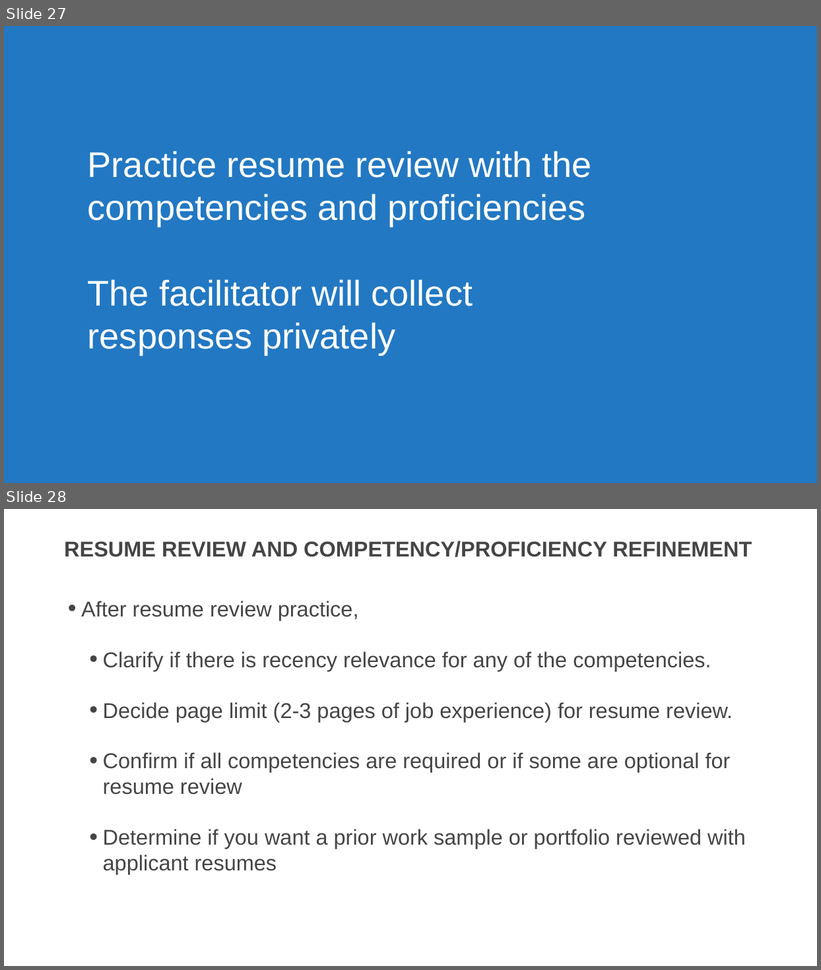
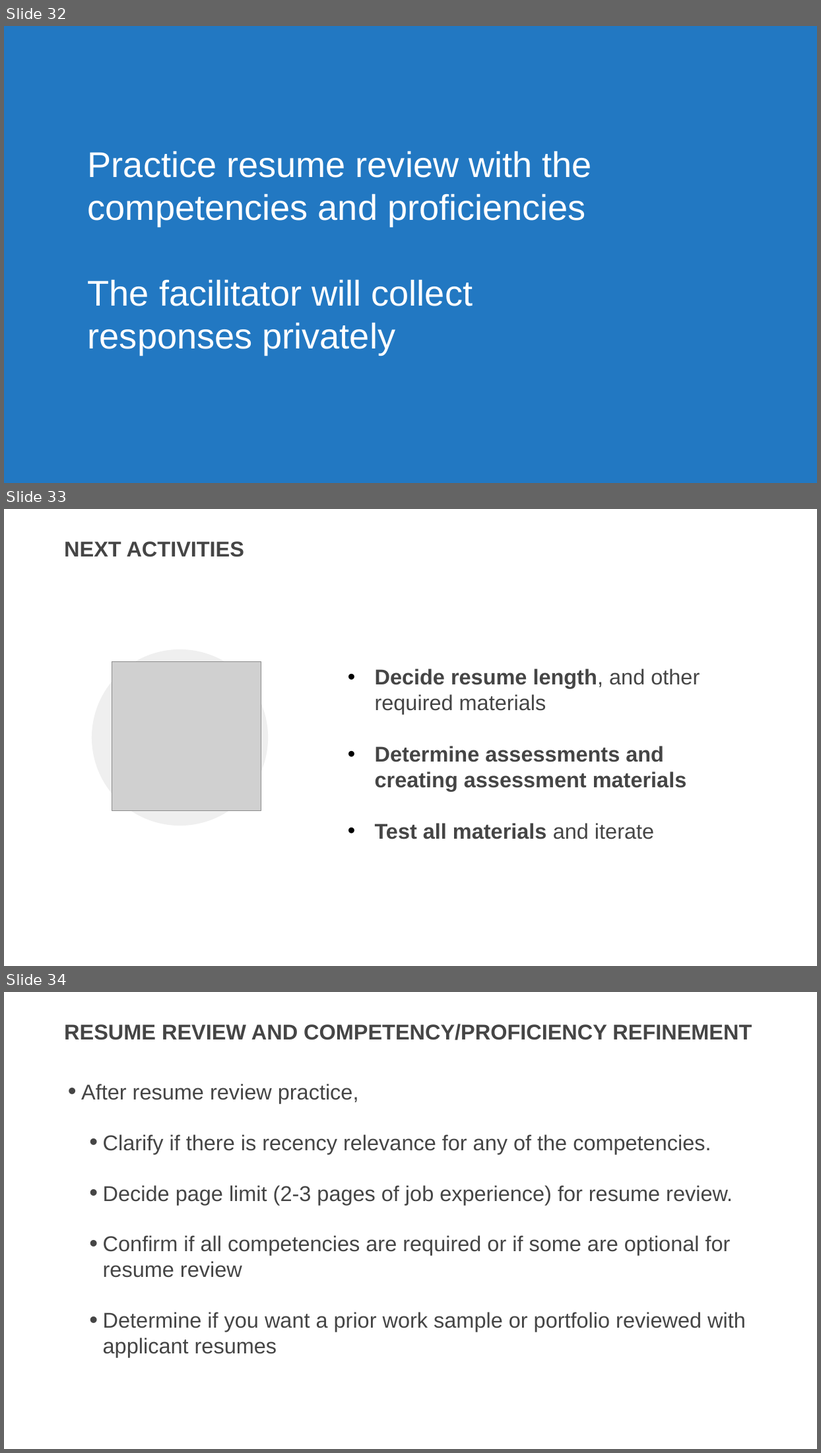
Before and after one commit to usds/SME-QA-Website, a slide deck: toolkit/job-analysis/job-analysis-presentation.pptx. Shown one above the other, each under a label of ours: slides 27 and 28 before the commit, slides 32, 33 and 34 after it. The pictures are 821x970 and 821x1453 pixels, drawn with LibreOffice and Linux fonts; fonts in the diff are those of the drawing; grey boxes stand for pictures. Boxes give left, top, right and bottom in pixels: in the first picture for what was removed or moved away, otherwise in the second. Text is boxed around its words. In the diff, an @@ line names an element or a change of style, - is before the commit and + after.

```diff
--- a/toolkit/job-analysis/job-analysis-presentation.pptx
+++ b/toolkit/job-analysis/job-analysis-presentation.pptx
@@ slide 33 added at <box>4,509,817,966</box>, background #FFFFFF @@
@@ title added at <box>64,541,244,557</box>, 36 pt, text #454545, bold @@
+NEXT ACTIVITIES
@@ ellipse added at <box>92,650,268,826</box>, fill #EFEFEF @@
@@ picture added at <box>112,661,261,811</box> @@
@@ text added at <box>375,669,700,840</box>, 36 pt, text #454545, bold @@
+• Decide resume length, and other required materials
+• Determine assessments and creating assessment materials
+• Test all materials and iterate
@@ what was slide 27 is now slide 32 @@
@@ what was slide 28 is now slide 34 @@
```
Also in this commit, not shown: 6 slides changed, 13 other slides added.
